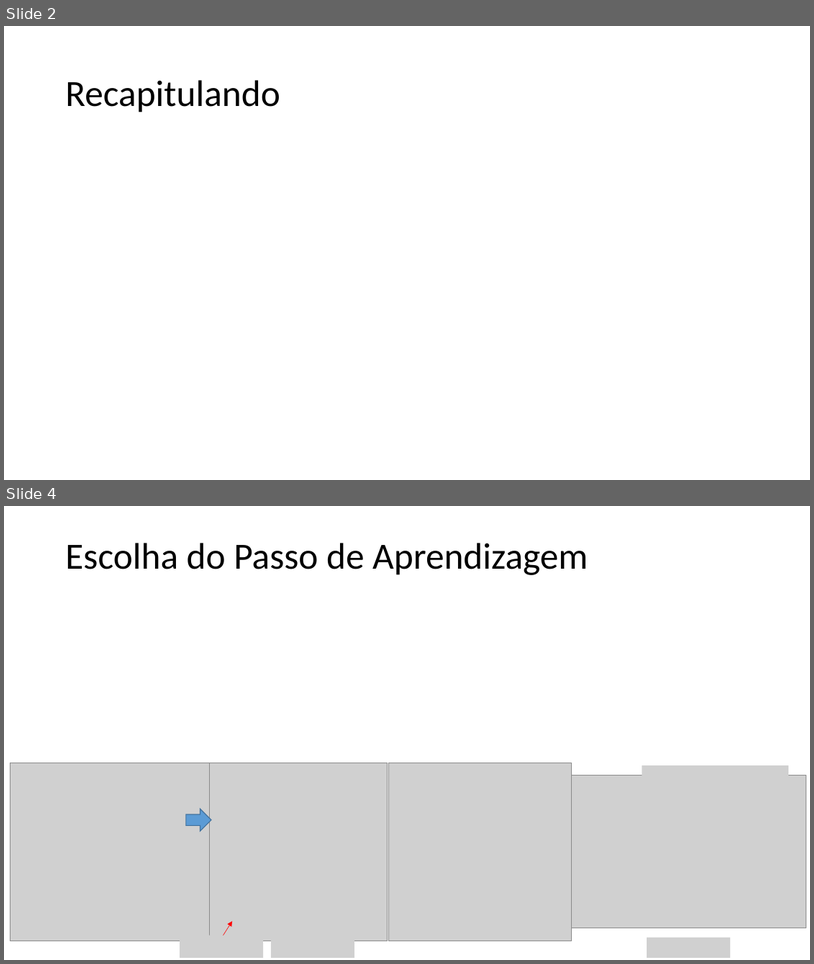
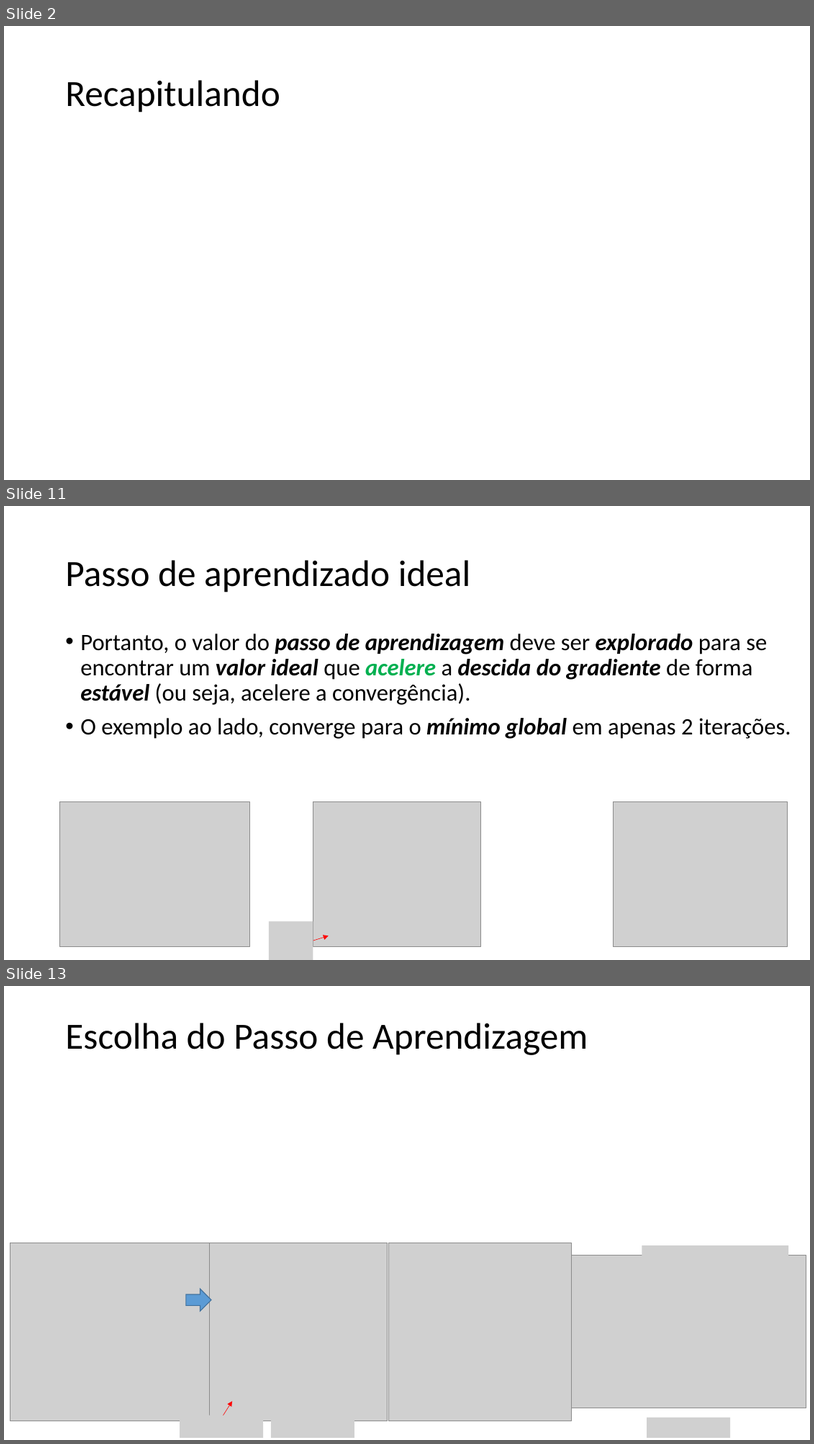
Before and after one commit to zz4fap/t319_aprendizado_de_maquina, a slide deck: slides/T319_Regressão_Linear (Parte III).pptx. Shown one above the other, each under a label of ours: slides 2 and 4 before the commit, slides 2, 11 and 13 after it; the slides between them are not shown. The pictures are 814x964 and 814x1444 pixels, drawn with LibreOffice and Linux fonts; fonts in the diff are those of the drawing; grey boxes stand for pictures. Boxes give left, top, right and bottom in pixels: in the first picture for what was removed or moved away, otherwise in the second. Text is boxed around its words. In the diff, an @@ line names an element or a change of style, - is before the commit and + after.

```diff
--- a/slides/T319_Regressão_Linear (Parte III).pptx
+++ b/slides/T319_Regressão_Linear (Parte III).pptx
@@ slide 11 added at (4,506,810,960), background #FFFFFF @@
@@ title added at (65,560,471,592), 44 pt, text #000000 @@
+Passo de aprendizado ideal
@@ text added at (80,633,792,739), 28 pt, text #000000 @@
+• Portanto, o valor do passo de aprendizagem deve ser explorado para se encontrar um valor ideal que acelere a descida do gradiente de forma estável (ou seja, acelere a convergência).
+• O exemplo ao lado, converge para o mínimo global em apenas 2 iterações.
@@ picture added at (59,802,250,947) @@
@@ picture added at (313,802,481,947) @@
@@ picture added at (614,802,788,947) @@
@@ picture added at (269,921,313,960) @@
@@ arrow added from (313, 940) to (329, 936), #FF0000 0.5 pt @@
@@ what was slide 4 is now slide 13 @@
```
Also in this commit, not shown: 2 slides changed, 8 other slides added, 4 other files.
